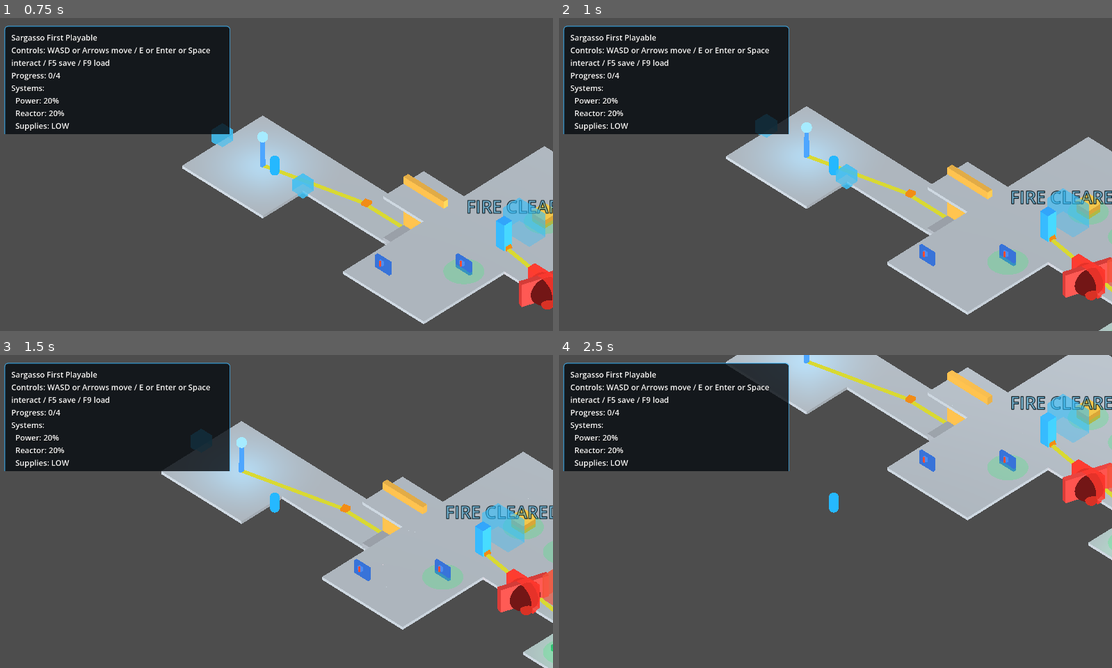
Above: before the commit, frames 1-4 (two rows, left to right).
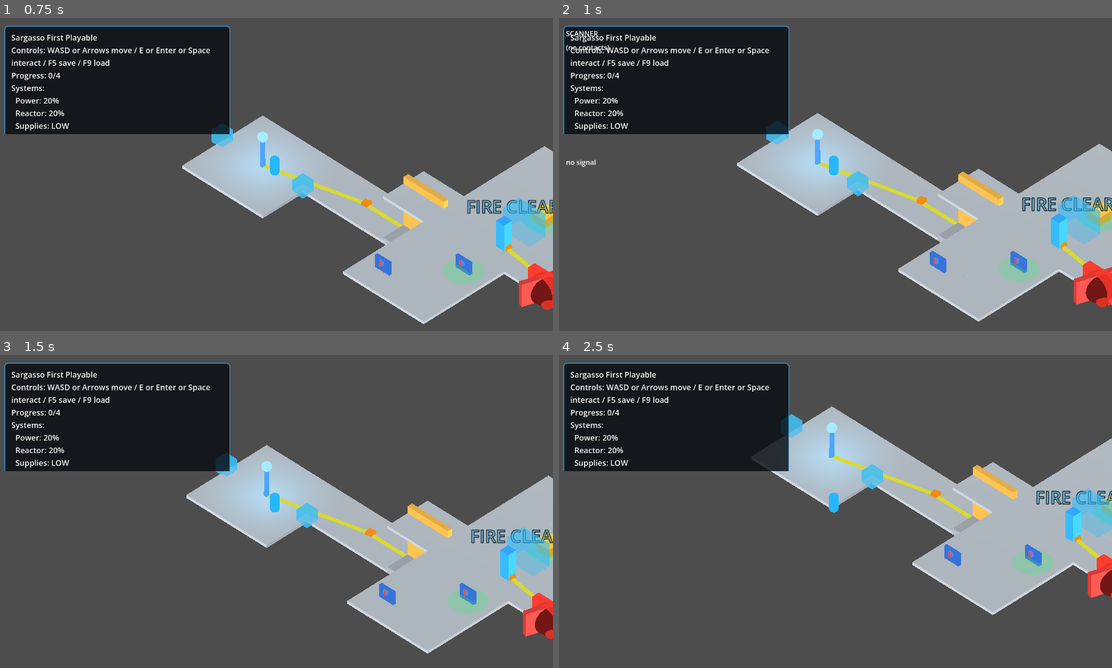
Above: after the commit, the same moments.

Repository: 9thLevelSoftware/the-synaptic-sea
Game: Godot game, scene res://scenes/main.tscn
The game is run twice, just before and just after one commit, with the same random seed, the same clock (stepped at 60 frames per second) and the same inputs.
Inputs (mouse positions are in pixels of both pictures, inside the frame that each line leads up to):
- Up to frame 1 (0.75 s): tap Enter (ui_accept) at 0.5 s; move the mouse to (398, 158) at 0.52 s; hold D (move_right) from 0.53 s (still down); hold E (interact) from 0.53 s (still down); click (398, 158) at 0.67 s
- Up to frame 2 (1 s): keep holding D (move_right); keep holding E (interact); tap Enter (ui_accept) at 0.77 s; tap Tab (toggle_scanner, bound only after the commit) at 0.8 s
- Up to frame 3 (1.5 s): tap Enter (ui_accept) at 1.07 s; move the mouse to (165, 527) at 1.27 s; release D (move_right) at 1.28 s; release E (interact) at 1.28 s; hold Down (ui_down) from 1.28 s (still down); tap Tab (toggle_scanner, bound only after the commit) at 1.35 s
- Up to frame 4 (2.5 s): tap Enter (ui_accept) at 1.52, 1.55, 1.82 s; move the mouse to (890, 442) at 2.02 s; release Down (ui_down) at 2.03 s; hold D (move_right) from 2.03 s (still down); hold Enter (ui_accept) from 2.03 s (still down); tap E (interact) at 2.3 s

Frame 1 is identical in both runs. In frame 2, 8.0% of the frame differs, in the area x 1-100%, y 4-100%; in frame 3, 17%; in frame 4, 31%, in the area x 30-100%, y 0-84%.

Commit message:
feat(scanner-ui): minimal scanner panel wired to live travel
Adds a bare HUD scanner panel (text rows from scan(), arrow-key selection,
confirm to travel_to_marker_id) plus the toggle_scanner input action; opening
the panel freezes player control so shared keys drive the panel. A panel_closed
signal restores player control on every close path; open() resets selection to
the top contact.

Co-Authored-By: Claude Opus 4.8 <noreply@anthropic.com>

Diff:
--- /dev/null
+++ b/scenes/ui/scanner_panel.tscn
@@ -0,0 +1,10 @@
+[gd_scene load_steps=2 format=3 uid="uid://b4pscanpanel05"]
+
+[ext_resource type="Script" path="res://scripts/ui/scanner_panel.gd" id="1"]
+
+[node name="ScannerPanel" type="Control"]
+layout_mode = 3
+anchors_preset = 15
+anchor_right = 1.0
+anchor_bottom = 1.0
+script = ExtResource("1")
--- a/scripts/procgen/playable_generated_ship.gd
+++ b/scripts/procgen/playable_generated_ship.gd
@@ -7,6 +7,7 @@
 const IsoCameraRigScript := preload("res://scripts/camera/iso_camera_rig.gd")
 const InteractableScript := preload("res://scripts/interaction/interactable.gd")
 const ObjectiveTrackerScript := preload("res://scripts/ui/objective_tracker.gd")
+const ScannerPanelScript := preload("res://scripts/ui/scanner_panel.gd")
 const AccessibilitySettingsScript := preload("res://scripts/ui/accessibility_settings.gd")
 const ReadabilityPropFactoryScript := preload("res://scripts/procgen/readability_prop_factory.gd")
 const RouteControlStateScript := preload("res://scripts/systems/route_control_state.gd")
@@ -85,6 +86,7 @@
 var player
 var camera_rig
 var hud_layer: CanvasLayer
+var scanner_panel   # ScannerPanel
 var tracker
 var interaction_root: Node3D
 var affordance_root: Node3D
@@ -223,6 +225,7 @@
 	# REQ-012: manual save/load input actions. F5 saves, F9 loads.
 	_ensure_key_action_set("save_run", DEFAULT_SAVE_RUN_BINDINGS)
 	_ensure_key_action_set("load_run", DEFAULT_LOAD_RUN_BINDINGS)
+	_ensure_key_action_set("toggle_scanner", [KEY_TAB])
 
 ## A11Y-P1-001: swap in a new accessibility settings object and re-apply
 ## its scale to the HUD tracker and all existing world Label3D nodes.
@@ -1038,6 +1041,19 @@
 	if tracker.has_method("apply_accessibility_settings"):
 		tracker.apply_accessibility_settings(accessibility_settings)
 	hud_layer.add_child(tracker)
+	scanner_panel = ScannerPanelScript.new()
+	scanner_panel.name = "ScannerPanel"
+	scanner_panel.visible = false
+	hud_layer.add_child(scanner_panel)
+	scanner_panel.bind(self)
+	# Restore player control on every panel close path via the signal, not just
+	# the two close paths wired into _input.
+	scanner_panel.panel_closed.connect(_on_scanner_panel_closed)
+
+func _on_scanner_panel_closed() -> void:
+	if player != null:
+		player.set_physics_process(true)
+		player.set_process_input(true)
 
 func _on_ship_loaded(summary: Dictionary) -> void:
 	if playable_started:
@@ -2690,6 +2706,7 @@
 	# helper's idempotent guard would re-free the same node twice.
 	hud_layer = null
 	tracker = null
+	scanner_panel = null
 	interactables.clear()
 	sequence_interactables.clear()
 	affordance_labels.clear()
@@ -2754,6 +2771,29 @@
 func _input(event: InputEvent) -> void:
 	if not playable_started or slice_complete:
 		return
+	# Phase 4.5: scanner panel toggle + navigation. Opening the panel freezes
+	# player movement/interaction so the shared arrow/Enter keys drive the panel.
+	# Control is restored on close by the panel_closed signal handler, which
+	# covers every close path — not just toggle-close / confirm-success.
+	if scanner_panel != null:
+		if event.is_action_pressed("toggle_scanner"):
+			scanner_panel.toggle()
+			if player != null and scanner_panel.is_open():
+				player.set_physics_process(false)
+				player.set_process_input(false)
+			get_viewport().set_input_as_handled()
+			return
+		if scanner_panel.is_open():
+			if event.is_action_pressed("ui_down"):
+				scanner_panel.move_selection(1)
+				get_viewport().set_input_as_handled()
+			elif event.is_action_pressed("ui_up"):
+				scanner_panel.move_selection(-1)
+				get_viewport().set_input_as_handled()
+			elif event.is_action_pressed("ui_accept"):
+				scanner_panel.confirm_selection()
+				get_viewport().set_input_as_handled()
+			return  # swallow other input while the scanner is open
 	if save_load_service == null:
 		return
 	if event.is_action_pressed("save_run"):
--- /dev/null
+++ b/scripts/ui/scanner_panel.gd
@@ -0,0 +1,141 @@
+extends Control
+class_name ScannerPanel
+
+## Minimal functional scanner UI. Renders the coordinator's scan() view-dicts as
+## text rows, moves a selection, and confirms travel via travel_to_marker_id().
+## Unstyled — a Phase 7 visual pass replaces the presentation. The row model is
+## headless-queryable so smokes exercise the same code path without keystrokes.
+
+# Emitted at the end of close() so the coordinator restores player control on
+# EVERY close path (toggle, confirm-success, future ESC/dock/reload) rather than
+# only the two paths wired into _input.
+signal panel_closed
+
+var _coordinator                 # has scan() and travel_to_marker_id(id)
+var _markers: Array = []         # Array of scan() view dicts
+var _selected: int = 0
+var _status: String = ""
+var _open: bool = false
+
+var _title_label: Label
+var _list_label: Label
+var _status_label: Label
+
+func _ready() -> void:
+	# Build a bare vertical text panel programmatically so the scene file stays
+	# trivial (the .tscn only needs to instance this script on a Control).
+	set_anchors_preset(Control.PRESET_TOP_LEFT)
+	if _title_label == null:
+		_title_label = Label.new()
+		_title_label.position = Vector2(24, 24)
+		_title_label.text = "SCANNER"
+		add_child(_title_label)
+		_list_label = Label.new()
+		_list_label.position = Vector2(24, 56)
+		add_child(_list_label)
+		_status_label = Label.new()
+		_status_label.position = Vector2(24, 320)
+		add_child(_status_label)
+	visible = _open
+	_render()
+
+func bind(coord) -> void:
+	_coordinator = coord
+
+func is_open() -> bool:
+	return _open
+
+func open() -> void:
+	_open = true
+	visible = true
+	# Always reopen at the top contact rather than a stale prior index.
+	_selected = 0
+	refresh()
+
+func close() -> void:
+	_open = false
+	visible = false
+	panel_closed.emit()
+
+func toggle() -> void:
+	if _open:
+		close()
+	else:
+		open()
+
+func refresh() -> void:
+	if _coordinator == null or not _coordinator.has_method("scan"):
+		_markers = []
+		_status = "no scanner"
+		_render()
+		return
+	var result: Dictionary = _coordinator.scan()
+	_markers = result.get("markers", []) as Array
+	if _markers.is_empty():
+		_status = "no signal"
+	else:
+		_status = "%d contact(s)" % _markers.size()
+	_selected = clampi(_selected, 0, max(0, _markers.size() - 1))
+	_render()
+
+func move_selection(dir: int) -> void:
+	if _markers.is_empty():
+		return
+	_selected = wrapi(_selected + dir, 0, _markers.size())
+	_render()
+
+func get_selected_index() -> int:
+	return _selected
+
+func get_status() -> String:
+	return _status
+
+func confirm_selection() -> Dictionary:
+	if _markers.is_empty():
+		_status = "no target"
+		_render()
+		return {"success": false, "reason": "no_target", "ship": null}
+	if _coordinator == null or not _coordinator.has_method("travel_to_marker_id"):
+		_status = "no travel"
+		_render()
+		return {"success": false, "reason": "not_ready", "ship": null}
+	var marker_id: String = String((_markers[_selected] as Dictionary).get("marker_id", ""))
+	var result: Dictionary = _coordinator.travel_to_marker_id(marker_id)
+	if bool(result.get("success", false)):
+		close()
+	else:
+		_status = String(result.get("reason", "rejected"))
+		_render()
+	return result
+
+func get_row_texts() -> Array:
+	var out: Array = []
+	for view in _markers:
+		out.append(_format_row(view as Dictionary))
+	return out
+
+func _format_row(view: Dictionary) -> String:
+	var parts: Array = [String(view.get("marker_id", "?"))]
+	parts.append("d=%.0f" % float(view.get("distance", 0.0)))
+	parts.append("sz=%d" % int(view.get("size_class", 0)))
+	if view.has("ship_type"):
+		parts.append(String(view["ship_type"]))
+	if view.has("condition"):
+		parts.append("cond=%d" % int(view["condition"]))
+	if view.has("predicted_status"):
+		parts.append(String(view["predicted_status"]))
+	if view.has("loot_hint"):
+		parts.append(String(view["loot_hint"]))
+	return " · ".join(parts)
+
+func _render() -> void:
+	if _list_label == null:
+		return
+	var lines: Array = []
+	var rows: Array = get_row_texts()
+	for i in range(rows.size()):
+		var prefix: String = "> " if i == _selected else "  "
+		lines.append(prefix + String(rows[i]))
+	_list_label.text = "\n".join(lines) if not lines.is_empty() else "(no contacts)"
+	if _status_label != null:
+		_status_label.text = _status
--- /dev/null
+++ b/scripts/validation/scanner_panel_smoke.gd
@@ -0,0 +1,95 @@
+extends SceneTree
+
+## Scanner panel unit smoke against a stub coordinator. Proves the panel
+## populates rows from scan(), moves selection, and confirms travel via
+## travel_to_marker_id() with the selected marker's id.
+
+const ScannerPanelScript := preload("res://scripts/ui/scanner_panel.gd")
+
+# Minimal stub exposing the two coordinator methods the panel calls.
+class StubCoordinator extends RefCounted:
+	var last_travel_id: String = ""
+	func scan() -> Dictionary:
+		return {
+			"detail_level": 2,
+			"markers": [
+				{"marker_id": "0:0:0", "distance": 12.0, "size_class": 1, "ship_type": "shuttle"},
+				{"marker_id": "0:0:1", "distance": 48.0, "size_class": 2, "ship_type": "freighter"},
+			],
+		}
+	func travel_to_marker_id(marker_id: String) -> Dictionary:
+		last_travel_id = marker_id
+		return {"success": true, "reason": "ok", "ship": null}
+
+func _initialize() -> void:
+	var stub := StubCoordinator.new()
+	var panel = ScannerPanelScript.new()
+	get_root().add_child(panel)
+	panel.bind(stub)
+
+	# Track panel_closed emissions so we can assert close() always signals.
+	var closed_count: Array = [0]
+	panel.panel_closed.connect(func() -> void: closed_count[0] += 1)
+
+	# Closed by default; open() shows + populates.
+	if panel.is_open():
+		_fail("panel should start closed")
+		return
+	panel.open()
+	if not panel.is_open():
+		_fail("open() did not show the panel")
+		return
+	var rows: Array = panel.get_row_texts()
+	if rows.size() != 2:
+		_fail("expected 2 rows, got %d" % rows.size())
+		return
+	if not String(rows[0]).contains("0:0:0"):
+		_fail("row 0 missing marker id")
+		return
+
+	# Selection starts at 0, moves down with wrap.
+	if panel.get_selected_index() != 0:
+		_fail("initial selection should be 0")
+		return
+	panel.move_selection(1)
+	if panel.get_selected_index() != 1:
+		_fail("selection did not move to 1")
+		return
+	panel.move_selection(1)  # wraps back to 0
+	if panel.get_selected_index() != 0:
+		_fail("selection did not wrap to 0")
+		return
+
+	# Confirm travels to the selected marker id and closes on success.
+	panel.move_selection(1)  # select 0:0:1
+	var result: Dictionary = panel.confirm_selection()
+	if not bool(result.get("success", false)):
+		_fail("confirm did not report success")
+		return
+	if stub.last_travel_id != "0:0:1":
+		_fail("travel invoked with wrong id: %s" % stub.last_travel_id)
+		return
+	if panel.is_open():
+		_fail("panel should close after a successful travel")
+		return
+	# close() (via confirm-success) must emit panel_closed so the coordinator
+	# restores player control on every close path.
+	if closed_count[0] != 1:
+		_fail("panel_closed not emitted on close, count=%d" % closed_count[0])
+		return
+
+	# Reopening must reset selection to the top contact, not a stale index.
+	panel.move_selection(1)  # nudge selection off 0 while closed is irrelevant
+	panel.open()
+	if panel.get_selected_index() != 0:
+		_fail("reopen did not reset selection to 0, got %d" % panel.get_selected_index())
+		return
+	panel.close()
+
+	panel.queue_free()
+	print("SCANNER PANEL PASS populated=true selection_moves=true travel_invoked=true")
+	quit(0)
+
+func _fail(reason: String) -> void:
+	push_error("SCANNER PANEL FAIL reason=%s" % reason)
+	quit(1)
